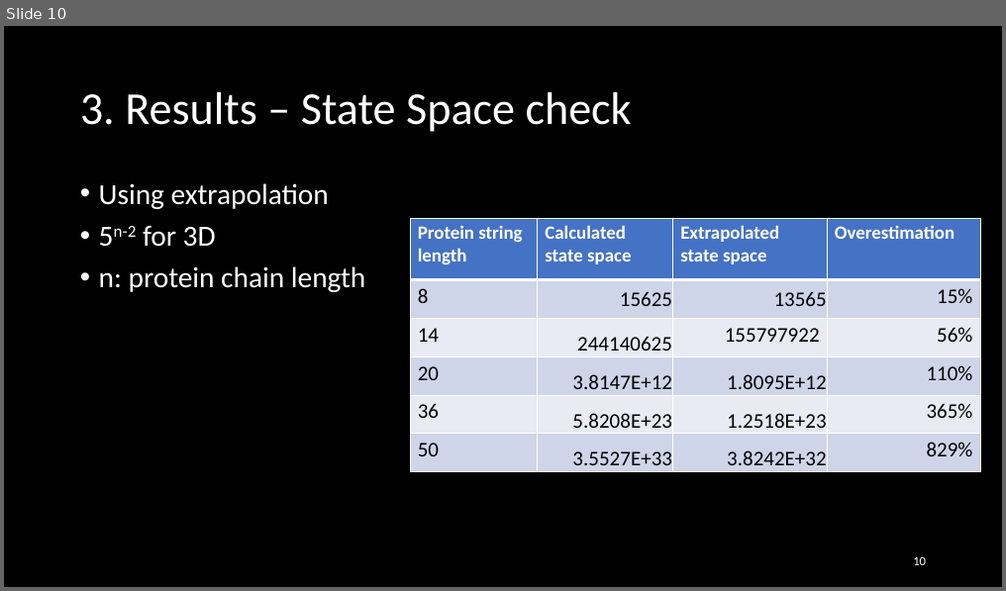
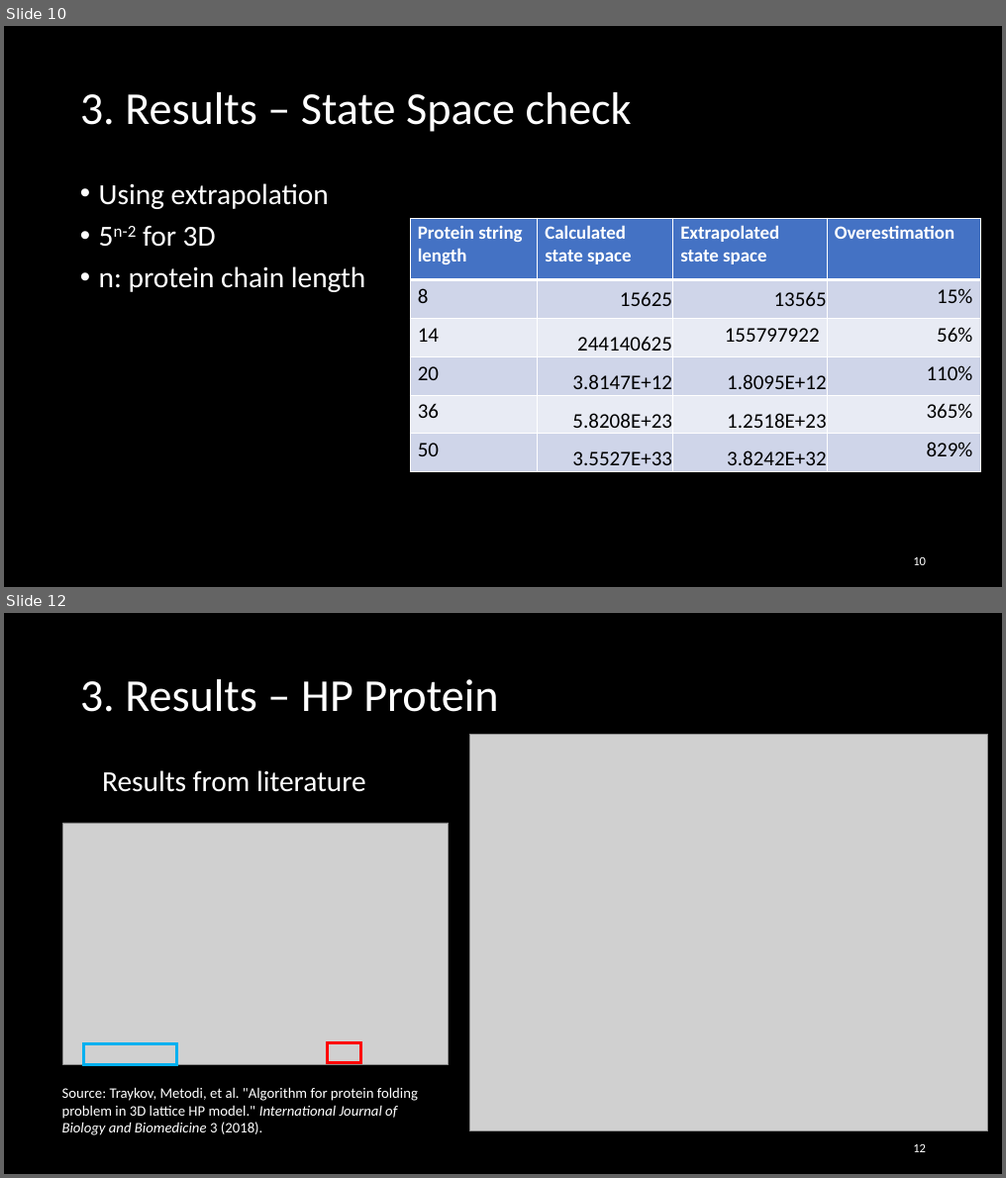
Before and after one commit to Loek21/Protein-Pow-d-er, a slide deck: Docs/PPP, final.pptx. Shown one above the other, each under a label of ours: slide 10 before the commit, slides 10 and 12 after it; the slides between them are not shown. The pictures are 1006x591 and 1006x1178 pixels, drawn with LibreOffice and Linux fonts; fonts in the diff are those of the drawing; grey boxes stand for pictures. Boxes give left, top, right and bottom in pixels: in the first picture for what was removed or moved away, otherwise in the second. Text is boxed around its words. In the diff, an @@ line names an element or a change of style, - is before the commit and + after.

```diff
--- a/Docs/PPP, final.pptx
+++ b/Docs/PPP, final.pptx
@@ slide 12 added at bbox=[4, 613, 1002, 1174], background #000000 @@
@@ title added at bbox=[80, 679, 498, 712], 44 pt, text #FFFFFF @@
+3. Results – HP Protein
@@ picture added at bbox=[469, 735, 988, 1131] @@
@@ text added at bbox=[102, 770, 366, 792], 28 pt, text #FFFFFF @@
+Results from literature
@@ picture added at bbox=[62, 823, 448, 1064] @@
@@ rectangle added at bbox=[84, 1045, 177, 1065], outline #00B0F0 3 pt @@
@@ rectangle added at bbox=[327, 1043, 360, 1062], outline #FF0000 3 pt @@
@@ text added at bbox=[62, 1087, 418, 1136], 14 pt, text #FFFFFF @@
+Source: Traykov, Metodi, et al. "Algorithm for protein folding problem in 3D lattice HP model." International Journal of Biology and Biomedicine 3 (2018).
@@ page number added at bbox=[913, 1145, 926, 1153], 12 pt, text #FFFFFF @@
+12
```
Also in this commit, not shown: 2 slides changed.
